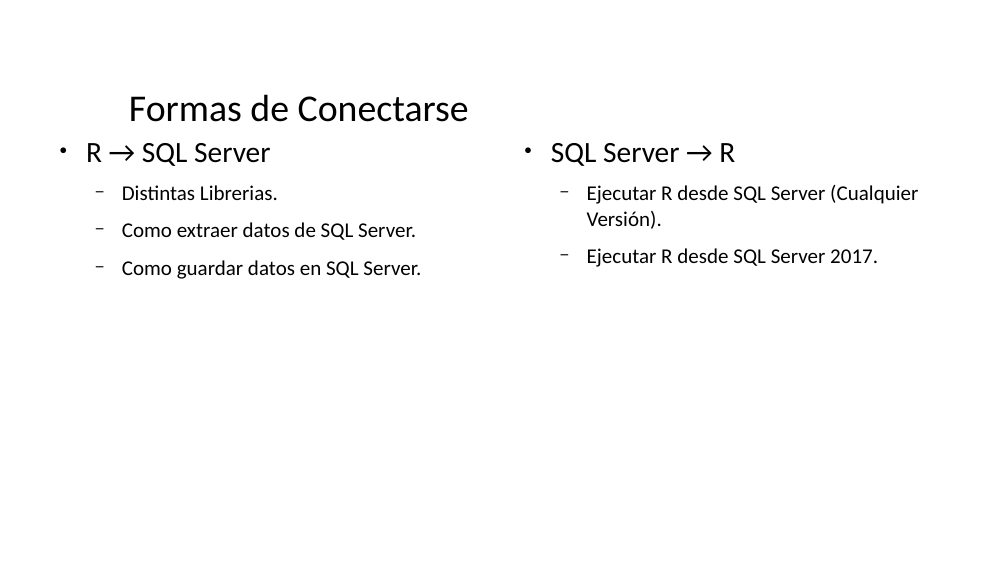
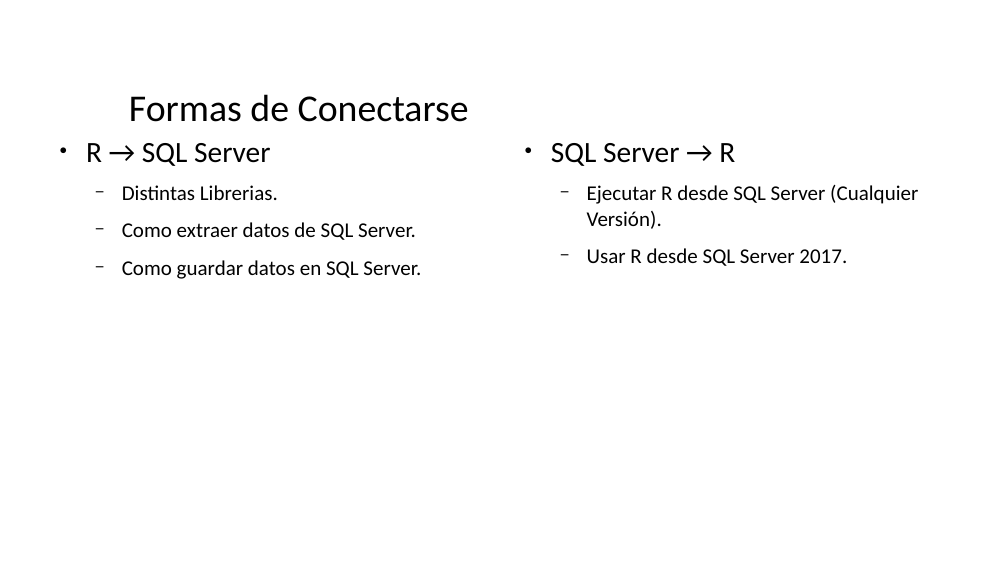
Before and after one commit to danielfm123/sqlsaturday2018, a slide deck: slide 6 of presentacion.pptx. Drawn at 1008x567 pixels with LibreOffice and Linux fonts; fonts in the diff are those of the drawing; background and template pictures are left out. Boxes give left, top, right and bottom in pixels: in the first picture for what was removed or moved away, otherwise in the second. Text is boxed around its words. In the diff, an @@ line names an element or a change of style, - is before the commit and + after.

```diff
--- a/presentacion.pptx
+++ b/presentacion.pptx
@@ text at <box>587,248,847,266</box>: text changed @@
-  − Ejecutar R desde SQL Server 2017.
+  − Usar R desde SQL Server 2017.
```
Also in this commit, not shown: 5 other slides changed, 2 slides added, 1 slide removed.
